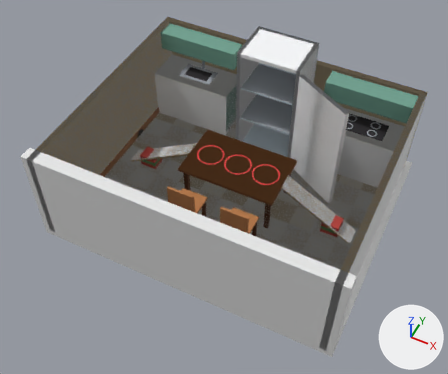
A saved change to the Blender file Assets/Map/Source~/Kitchen.blend.
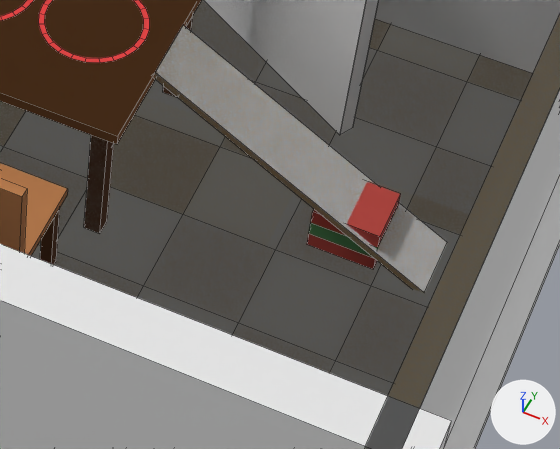
The first picture shows the older version from a 50 mm camera at (14.2, -30.8, 38.7) aimed at (-0.1, -2.2, 3.0). The close-ups show the older and then the newer version on the part from 54% to 86% of the width and 45% to 76% of the height of that picture. Only the edits that show in the close-ups are written down. The axes (+X, +Y, +Z) are drawn at lower right. The lights are the same throughout. The close-ups show mesh edges as thin lines.

Objects in the first close-up: 'COL_Counter_R', 'COL_Floor', 'COL_Fridge_Door', 'COL_Ramp_R', 'COL_Wall_Front', 'COL_Wall_Right', 'Kitchen_Visual' and 1 more.
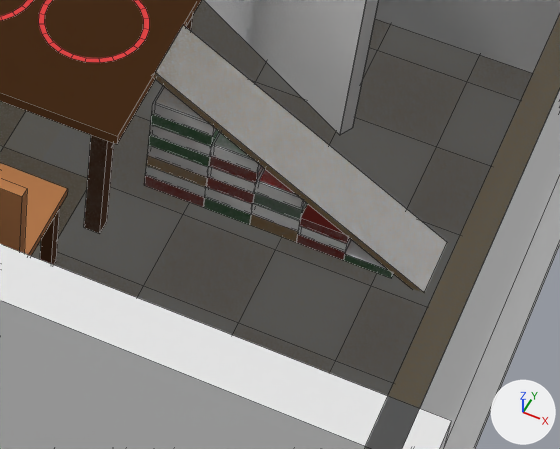
What differs and where, as boxes (x1, y1, x2, y2) in the close-ups (560 x 449 px; the box of a moved part takes in the faces that stretch with it):
'COL_Books_R_0', added: after (145, 86, 217, 207)
'COL_Books_R_1', added: after (204, 132, 263, 223)
'COL_Books_R_2', added: after (250, 168, 307, 241)
'COL_Books_R_3', added: after (296, 218, 351, 260)
'COL_Books_R_4', added: after (344, 240, 393, 278)
part 1 of me_kitchen_visual, added (brown): after (146, 155, 207, 187)
part 2 of me_kitchen_visual, added: after (148, 135, 210, 167)
part 3 of me_kitchen_visual, added: after (151, 114, 219, 147)
part 4 of me_kitchen_visual, added (mostly hidden): after (156, 88, 203, 119)
part 5 of me_kitchen_visual, added: after (206, 177, 254, 204)
part 6 of me_kitchen_visual, added: after (209, 156, 263, 183)
part 7 of me_kitchen_visual, added (mostly hidden): after (215, 133, 249, 157)
part 8 of me_kitchen_visual, added: after (253, 193, 306, 221)
part 9 of me_kitchen_visual, added: after (144, 176, 393, 278)
part 10 of me_kitchen_visual, moved or reshaped: before (307, 182, 401, 269); after (259, 169, 349, 244)

The change, as a list of edits to the scene's bpy script:
```text
Change me_kitchen_visual:
    used by ob_kitchen_visual; parent = ob_kitchen; location = (0.0, 0.0, 0.0)
    remove me_kitchen_visual.from_pydata(...)  # 901 vertices, 550 faces; spans x -11.5..11.5, y -9.0..9.5, z -0.1..10.0
    add me_kitchen_visual.from_pydata(...)  # 1205 vertices, 740 faces; spans x -11.5..11.5, y -9.0..9.5, z -0.1..10.0
    me_kitchen_visual part 1: the loose piece of 8 vertices spanning x 4.2..6.2, y 6.0, z 0.7..4.0 is copied, and the copy is scaled about its middle by (0.639, 32.5, 0.0965), then moved by (-0.5, -6.0, -1.6); it spans x 4.0..5.3, y -0.6..0.6, z 0.6..1.0
    me_kitchen_visual part 2: the loose piece of 8 vertices spanning x 4.2..6.2, y 6.0, z 0.7..4.0 is copied, and the copy is scaled about its middle by (0.639, 32.5, 0.0965), then moved by (-0.5, -6.0, -0.9); it spans x 4.0..5.3, y -0.6..0.6, z 1.3..1.6
    me_kitchen_visual part 3: the loose piece of 8 vertices spanning x 4.2..6.2, y 6.0, z 0.7..4.0 is copied, and the copy is scaled about its middle by (0.639, 32.5, 0.0965), then moved by (-0.5, -6.0, -0.3); it spans x 4.0..5.3, y -0.6..0.6, z 1.9..2.2
    me_kitchen_visual part 4: the loose piece of 8 vertices spanning x 4.2..6.2, y 6.0, z 0.7..4.0 is copied, and the copy is scaled about its middle by (0.6, 30.5, 0.0965), then moved by (-0.5, -6.0, 0.0); it spans x 4.0..5.3, y -0.6..0.6, z 2.2..2.5
    me_kitchen_visual part 5: the loose piece of 8 vertices spanning x 6.2..8.0, y -7.4..-5.6, z 0.0..1.6 is copied, and the copy is scaled about its middle by (0.556, 0.722, 0.205), then moved by (-1.3, 6.5, 0.0); it spans x 5.3..6.3, y -0.6..0.6, z 0.7..1.0
    me_kitchen_visual part 6: the loose piece of 8 vertices spanning x 4.2..6.2, y 6.0, z 0.7..4.0 is copied, and the copy is scaled about its middle by (0.492, 32.5, 0.0992), then moved by (0.6, -6.0, -0.9); it spans x 5.3..6.3, y -0.6..0.6, z 1.3..1.6
    me_kitchen_visual part 7: the loose piece of 8 vertices spanning x 4.2..6.2, y 6.0, z 0.7..4.0 is copied, and the copy is scaled about its middle by (0.452, 30.5, 0.0992), then moved by (0.6, -6.0, -0.5); it spans x 5.3..6.3, y -0.6..0.6, z 1.6..2.0
    me_kitchen_visual part 8: the loose piece of 8 vertices spanning x 6.2..8.0, y -7.4..-5.6, z 0.0..1.6 is copied, and the copy is scaled about its middle by (0.556, 0.722, 0.216), then moved by (-0.3, 6.5, 0.1); it spans x 6.3..7.3, y -0.6..0.6, z 0.7..1.0
    me_kitchen_visual part 9: a new loose piece of 32 vertices spanning x 4.0..9.3, y -0.6..0.6, z 0.0..0.3, in mat_m_kitchen (picture img_t_kitchen_palette_png)
    me_kitchen_visual part 10: 16 vertices removed from x 7.5..8.9, y -0.6..0.6, z 0.0..1.0; 24 vertices added at x 6.3..8.3, y -0.6..0.6, z 0.3..1.4
    other edits to the shape of me_kitchen_visual do not show in these pictures
Add ob_col_books_r_4:
    ob_col_books_r_4 = bpy.data.objects.new('COL_Books_R_4', me_col_ramp_r.copy())  # the mesh of ob_col_ramp_r
    ob_col_books_r_4.parent = ob_colliders
    ob_col_books_r_4.location = (8.8, 0.0, 0.107)
    ob_col_books_r_4.scale = (1.0, 1.3, 0.215)
Add ob_col_books_r_3:
    ob_col_books_r_3 = bpy.data.objects.new('COL_Books_R_3', me_col_ramp_r.copy())  # the mesh of ob_col_ramp_r
    ob_col_books_r_3.parent = ob_colliders
    ob_col_books_r_3.location = (7.8, 0.0, 0.399)
    ob_col_books_r_3.scale = (1.0, 1.3, 0.798)
Add ob_col_books_r_2:
    ob_col_books_r_2 = bpy.data.objects.new('COL_Books_R_2', me_col_ramp_r.copy())  # the mesh of ob_col_ramp_r
    ob_col_books_r_2.parent = ob_colliders
    ob_col_books_r_2.location = (6.8, 0.0, 0.691)
    ob_col_books_r_2.scale = (1.0, 1.3, 1.38)
Add ob_col_books_r_1:
    ob_col_books_r_1 = bpy.data.objects.new('COL_Books_R_1', me_col_ramp_r.copy())  # the mesh of ob_col_ramp_r
    ob_col_books_r_1.parent = ob_colliders
    ob_col_books_r_1.location = (5.8, 0.0, 0.982)
    ob_col_books_r_1.scale = (1.0, 1.3, 1.96)
Add ob_col_books_r_0:
    ob_col_books_r_0 = bpy.data.objects.new('COL_Books_R_0', me_col_ramp_r.copy())  # the mesh of ob_col_ramp_r
    ob_col_books_r_0.parent = ob_colliders
    ob_col_books_r_0.location = (4.65, 0.0, 1.274)
    ob_col_books_r_0.scale = (1.3, 1.3, 2.55)
```
